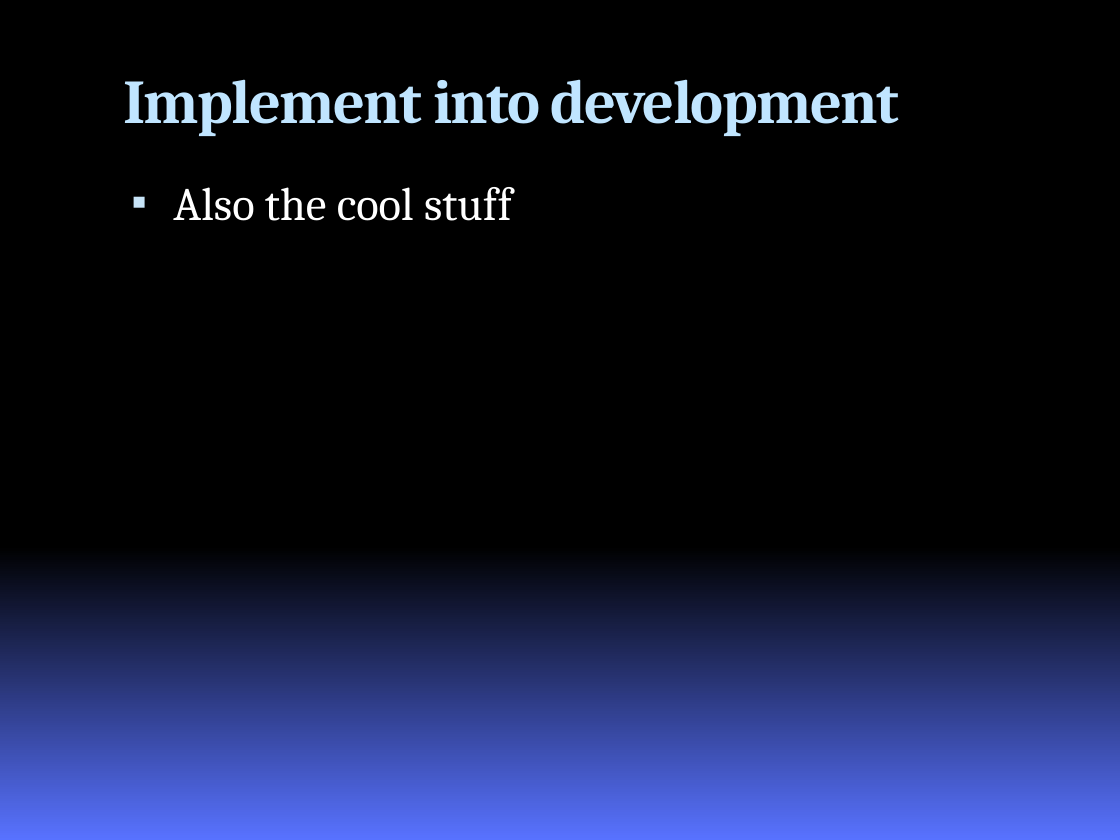
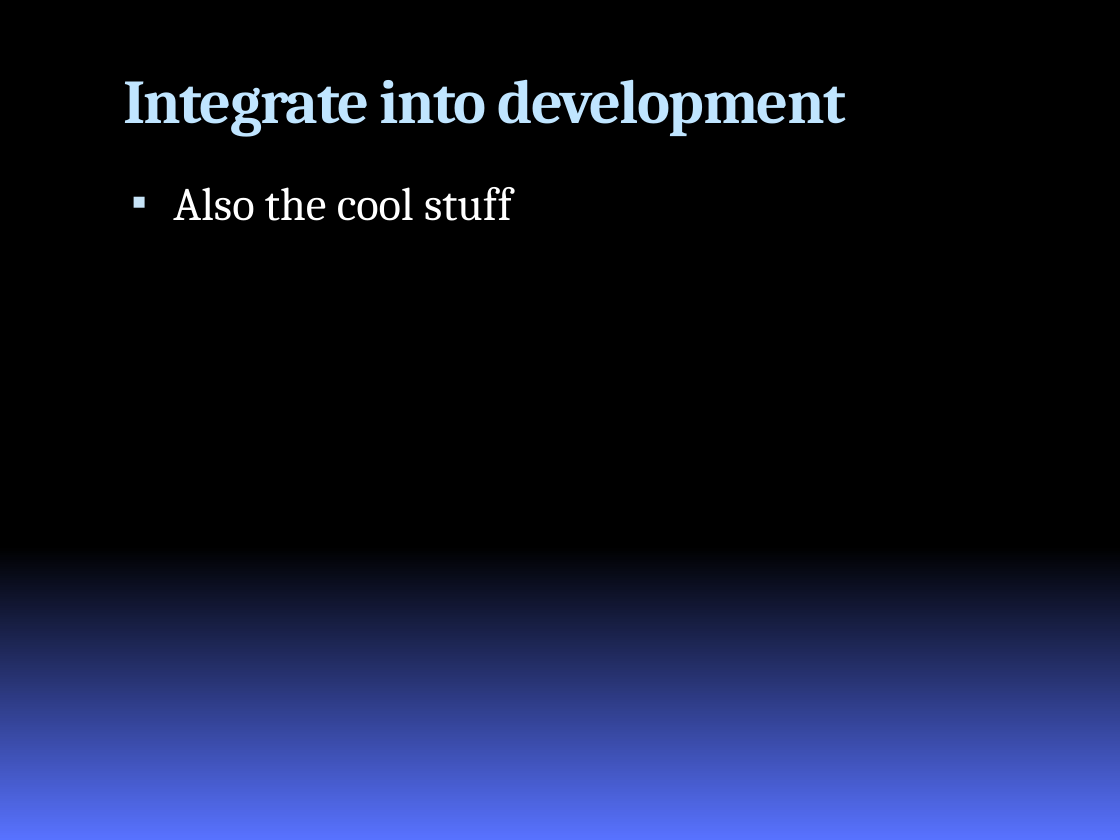
Before and after one commit to chucknorris/roundhouse, a slide deck: slide 16 of docs/RoundhousEPresentation.pptx. Drawn at 1120x840 pixels with LibreOffice and Linux fonts; fonts in the diff are those of the drawing; background and template pictures are left out. Boxes give left, top, right and bottom in pixels: in the first picture for what was removed or moved away, otherwise in the second. Text is boxed around its words. In the diff, an @@ line names an element or a change of style, - is before the commit and + after.

```diff
--- a/docs/RoundhousEPresentation.pptx
+++ b/docs/RoundhousEPresentation.pptx
@@ title at (123, 79, 846, 137): text changed @@
-Implement into development
+Integrate into development
```
Also in this commit, not shown: 6 other slides changed, 1 other file.
